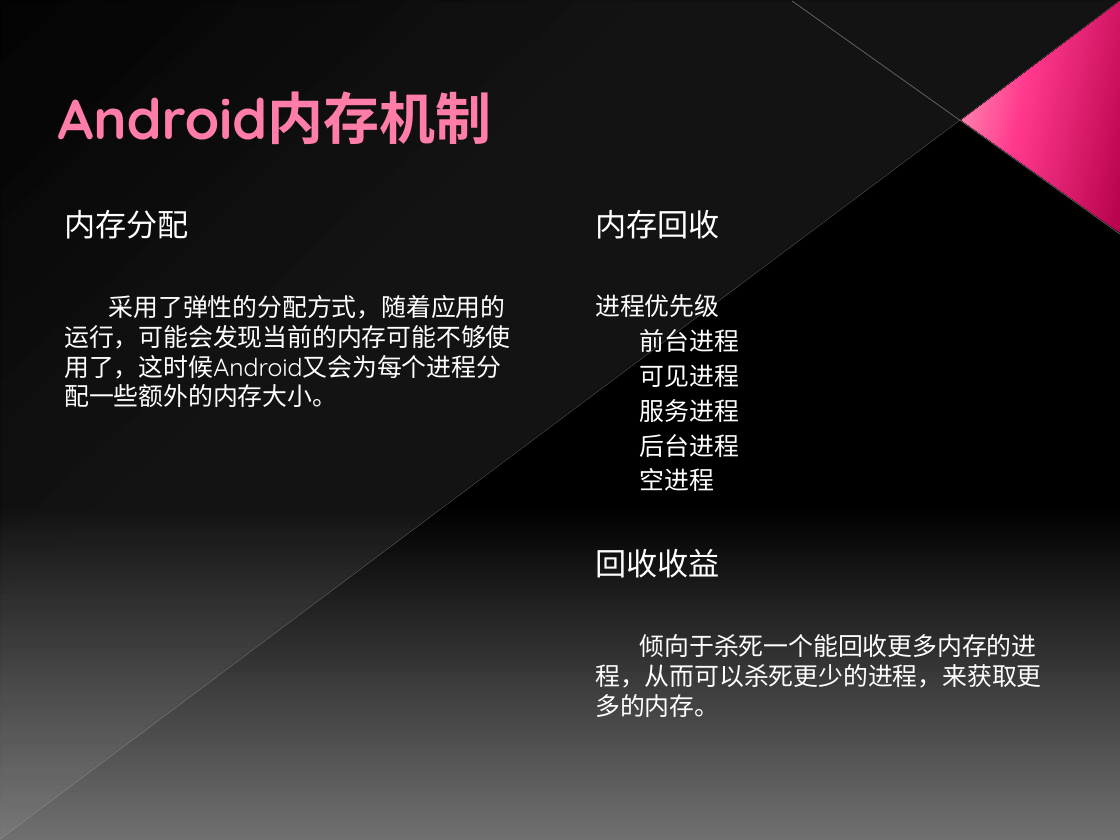
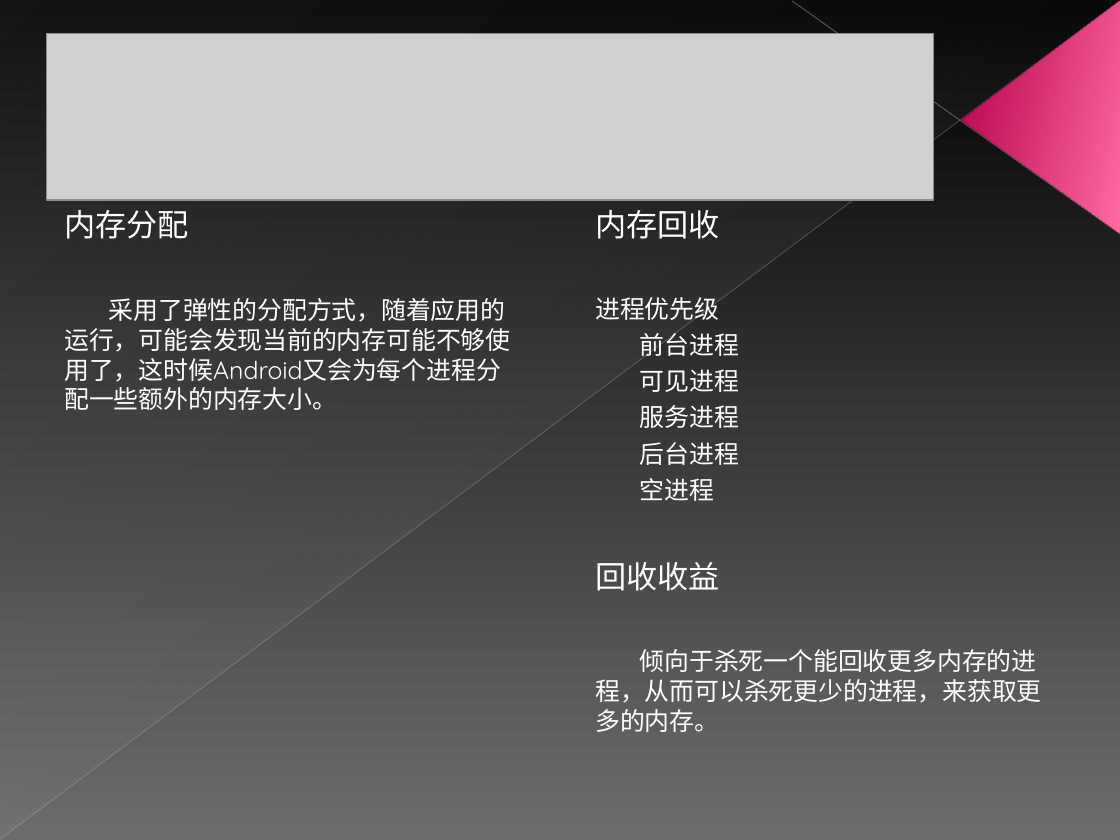
Before and after one commit to Horizonxy/mango, a slide deck: slide 4 of Android内存分析.ppt. Drawn at 1120x840 pixels with LibreOffice and Linux fonts; fonts in the diff are those of the drawing; grey boxes stand for pictures. Boxes give left, top, right and bottom in pixels: in the first picture for what was removed or moved away, otherwise in the second. Text is boxed around its words. In the diff, an @@ line names an element or a change of style, - is before the commit and + after.

```diff
--- a/Android内存分析.ppt
+++ b/Android内存分析.ppt
@@ background gradient #000000 to #707070 to gradient #000000 to #6C6C6C @@
@@ line (0, 839) - (1119, 1): stroke #BFBFBF 0.39 pt to #BFBFBF 0.4 pt @@
@@ line (1120, 234) - (792, 1): stroke #C6C6C6 0.47 pt to #C6C6C6 0.48 pt @@
@@ triangle at bbox=[962, 1, 1120, 233]: fill gradient #B8014E to #FF388C to #FF9CB9 to gradient #B6004A to #FF69A4 @@
@@ picture added at bbox=[47, 34, 934, 200] @@
@@ title removed at bbox=[58, 91, 492, 144] @@
-Android内存机制
@@ text "内存分配" at bbox=[64, 210, 510, 410]: more space between paragraphs @@
@@ text "内存回收" at bbox=[595, 210, 1041, 732]: more space between paragraphs @@
```
Also in this commit, not shown: 6 other slides changed, 11 slides added, 1 slide removed, 24 other files.
